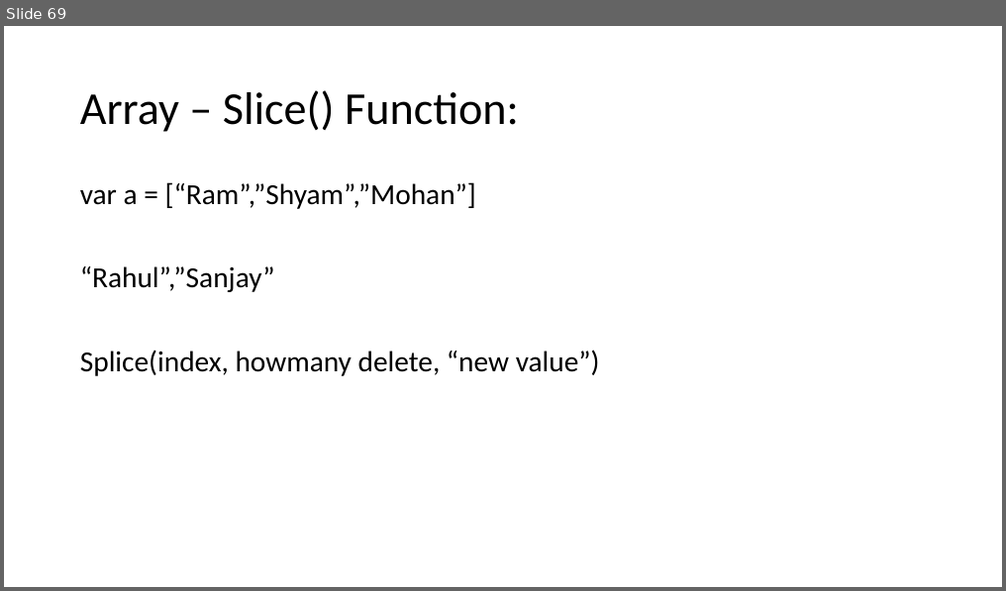
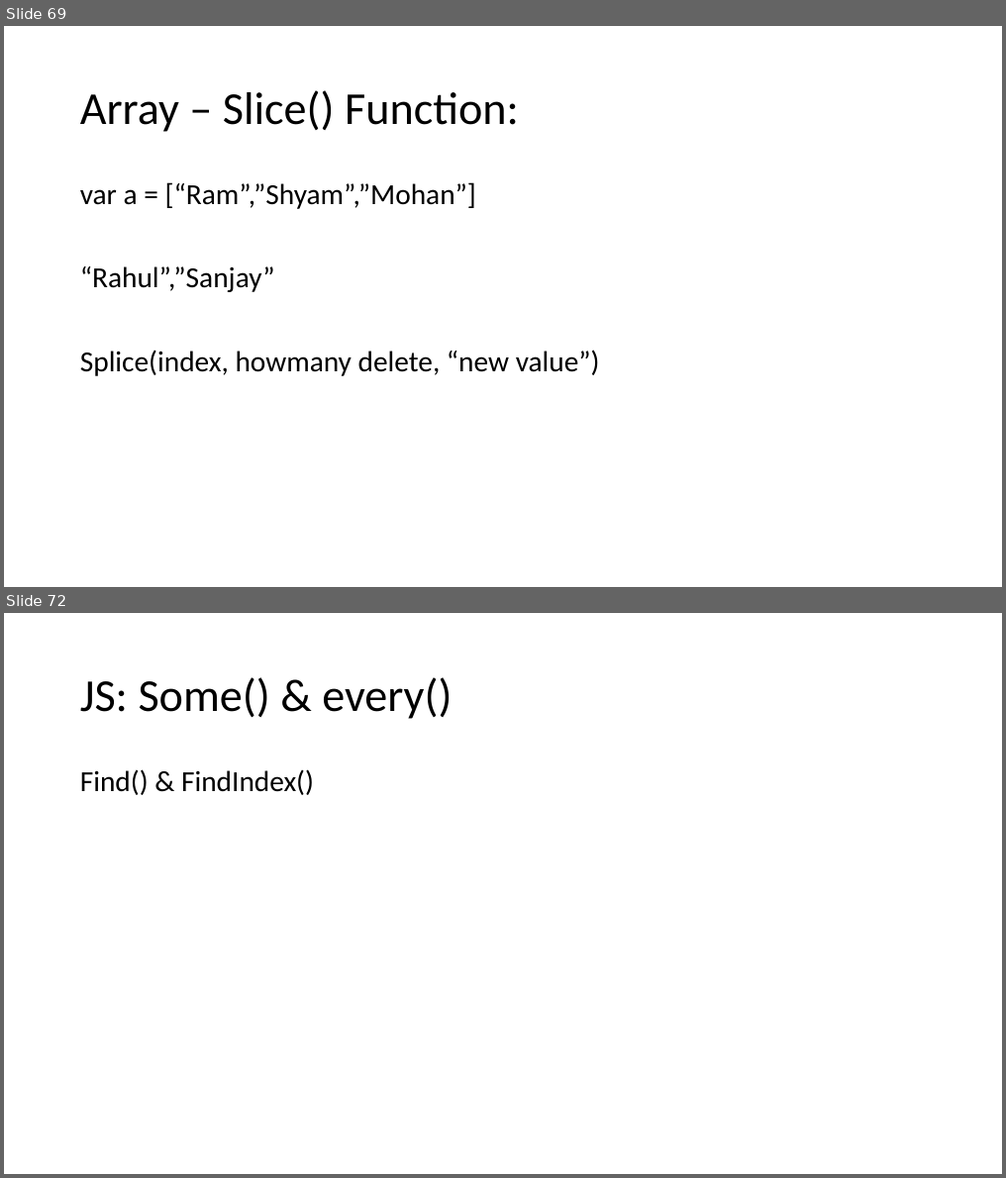
Before and after one commit to PiyushChaturvedii/Batch04, a slide deck: JavaScript.pptx. Shown one above the other, each under a label of ours: slide 69 before the commit, slides 69 and 72 after it; the slides between them are not shown. The pictures are 1006x591 and 1006x1178 pixels, drawn with LibreOffice and Linux fonts; fonts in the diff are those of the drawing. Boxes give left, top, right and bottom in pixels: in the first picture for what was removed or moved away, otherwise in the second. Text is boxed around its words. In the diff, an @@ line names an element or a change of style, - is before the commit and + after.

Commit message:
indexOF

```diff
--- a/JavaScript.pptx
+++ b/JavaScript.pptx
@@ slide 72 added at (4, 613, 1002, 1174), background #FFFFFF @@
@@ title added at (80, 677, 451, 719), 44 pt, text #000000 @@
+JS: Some() & every()
@@ text added at (80, 769, 314, 795), 28 pt, text #000000 @@
+Find() & FindIndex()
```
Also in this commit, not shown: 1 slide changed, 5 other slides added, 11 other files.
